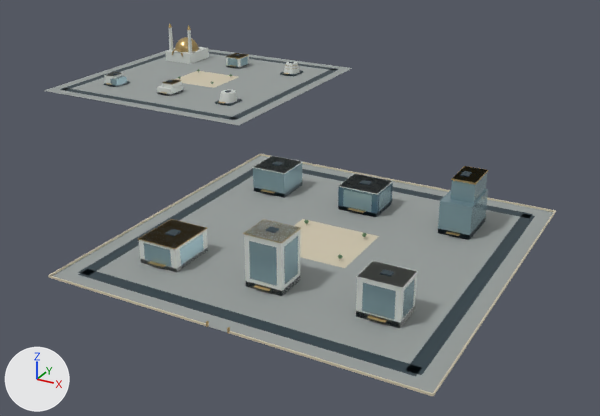
Two versions of the glTF model web/public/assets/3d/ampliworld/GC-CITY-2030/GC-TILE-01-21.glb, one commit apart.
Both versions are drawn from a 50 mm camera at (-8480.0, -6815.0, 332.0) aimed at (-8924.0, -6010.0, -71.0). Arrows for +X, +Y and +Z are at lower left; the lights stay in place. The older version comes first. Where no turn or scale is listed for an object, it has been applied to the vertices. Vertices at exactly the same position are counted once.

Objects in the first picture: 'GC-TILE-01-21-blue', 'GC-TILE-01-21-dark', 'GC-TILE-01-21-glass', 'GC-TILE-01-21-gold', 'GC-TILE-01-21-ivory', 'GC-TILE-01-21-paving', 'GC-TILE-01-21-white' and 1 more.
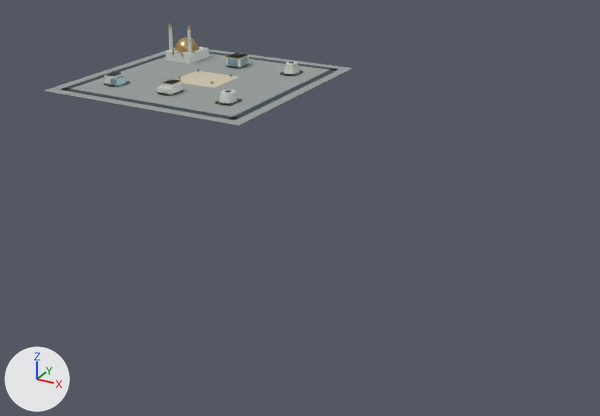
Changed parts and their boxes [x1, y1, x2, y2] in the pictures (600 x 416 px):
'GC-TILE-01-21-paving', reshaped (40% narrower, 78% shorter)
    before: [44, 49, 554, 393]
    after: [44, 49, 352, 125]
'GC-TILE-01-21-dark', reshaped (41% narrower, 79% shorter)
    before: [61, 51, 535, 376]
    after: [61, 51, 339, 120]
'GC-TILE-01-21-glass', reshaped (63% narrower, 88% shorter)
    before: [110, 56, 488, 320]
    after: [110, 56, 248, 87]
'GC-TILE-01-21-white', reshaped (38% narrower, 75% shorter)
    before: [104, 28, 418, 328]
    after: [104, 28, 299, 103]
'GC-TILE-01-21-ivory', reshaped
    before: [48, 71, 556, 396]
    after: [175, 71, 238, 88]
'GC-TILE-01-21-gold', reshaped (50% narrower, 74% shorter)
    before: [106, 24, 488, 334]
    after: [106, 24, 298, 103]
'GC-TILE-01-21-blue', deleted
    before: [338, 175, 393, 217]
part 1 of me_mesh_0, deleted
    before: [53, 155, 554, 393]
part 2 of me_mesh_1, deleted
    before: [78, 161, 535, 376]
part 3 of me_mesh_2, deleted
    before: [48, 154, 556, 396]
part 4 of me_mesh_5, deleted
    before: [139, 156, 418, 328]
part 5 of me_mesh_6, deleted
    before: [138, 166, 488, 334]
part 6 of me_mesh_7, deleted
    before: [144, 157, 488, 320]

The change in detail:
me_mesh_0 is used by ob_gc_tile_01_21_paving; location (0.0, 0.0, 0.0).
me_mesh_0 had 16 vertices, 24 faces and spanned x -9379.0..-8621.0, y -6379.0..-5621.0, z 0.0.
me_mesh_0 now has 8 vertices, 12 faces and spans x -9379.0..-9041.0, y -5959.0..-5621.0, z 0.0.
me_mesh_0 part 1: the loose piece of 8 vertices spanning x -8959.0..-8621.0, y -6379.0..-6041.0, z 0.0 is deleted.
me_mesh_1 is used by ob_gc_tile_01_21_dark; location (0.0, 0.0, 0.0).
me_mesh_1 had 240 vertices, 360 faces and spanned x -9364.0..-8636.0, y -6364.0..-5636.0, z 0.0..54.0.
me_mesh_1 now has 112 vertices, 168 faces and spans x -9364.0..-9056.0, y -5944.0..-5636.0, z 0.0..18.0.
me_mesh_1 part 2: 16 loose pieces with 128 vertices, spanning x -8944.0..-8636.0, y -6364.0..-6056.0, z 0.0..54.0, are deleted.
me_mesh_2 is used by ob_gc_tile_01_21_ivory; location (0.0, 0.0, 0.0).
me_mesh_2 had 56 vertices, 84 faces and spanned x -9250.0..-8620.0, y -6380.0..-5754.0, z 0.0..2.0.
me_mesh_2 now has 8 vertices, 12 faces and spans x -9250.0..-9170.0, y -5826.0..-5754.0, z 0.0.
me_mesh_2 part 3: 6 loose pieces with 48 vertices, spanning x -8960.0..-8620.0, y -6380.0..-6040.0, z 0.0..2.0, are deleted.
me_mesh_5 is used by ob_gc_tile_01_21_white; location (0.0, 0.0, 0.0).
me_mesh_5 had 176 vertices, 288 faces and spanned x -9335.0..-8671.0, y -6321.0..-5672.0, z 0.0..54.0.
me_mesh_5 now has 128 vertices, 216 faces and spans x -9335.0..-9098.0, y -5892.0..-5672.0, z 0.0..54.0.
me_mesh_5 part 4: 6 loose pieces with 48 vertices, spanning x -8909.0..-8671.0, y -6321.0..-6098.0, z 0.0..48.0, are deleted.
me_mesh_6 is used by ob_gc_tile_01_21_gold; location (0.0, 0.0, 0.0).
me_mesh_6 had 437 vertices, 748 faces and spanned x -9332.0..-8676.0, y -6380.0..-5678.0, z 0.0..61.0.
me_mesh_6 now has 349 vertices, 616 faces and spans x -9332.0..-9099.0, y -5896.0..-5678.0, z 4.0..61.0.
me_mesh_6 part 5: 11 loose pieces with 88 vertices, spanning x -8910.0..-8676.0, y -6380.0..-6096.0, z 0.0..53.0, are deleted.
me_mesh_7 is used by ob_gc_tile_01_21_glass; location (0.0, 0.0, 0.0).
me_mesh_7 had 224 vertices, 336 faces and spanned x -9308.0..-8672.0, y -6321.0..-5683.0, z 0.0..53.0.
me_mesh_7 now has 40 vertices, 60 faces and spans x -9308.0..-9197.0, y -5892.0..-5683.0, z 0.0..15.0.
me_mesh_7 part 6: 23 loose pieces with 184 vertices, spanning x -8909.0..-8672.0, y -6321.0..-6094.0, z 0.0..53.0, are deleted.
Object 'GC-TILE-01-21-blue' (ob_gc_tile_01_21_blue) is deleted.
